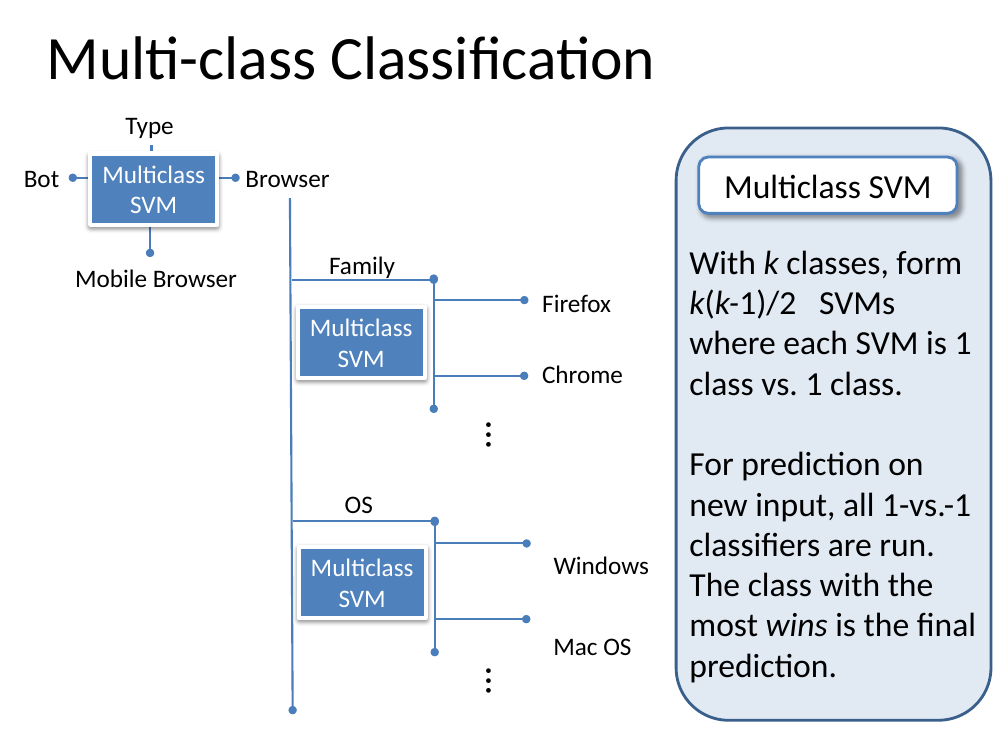
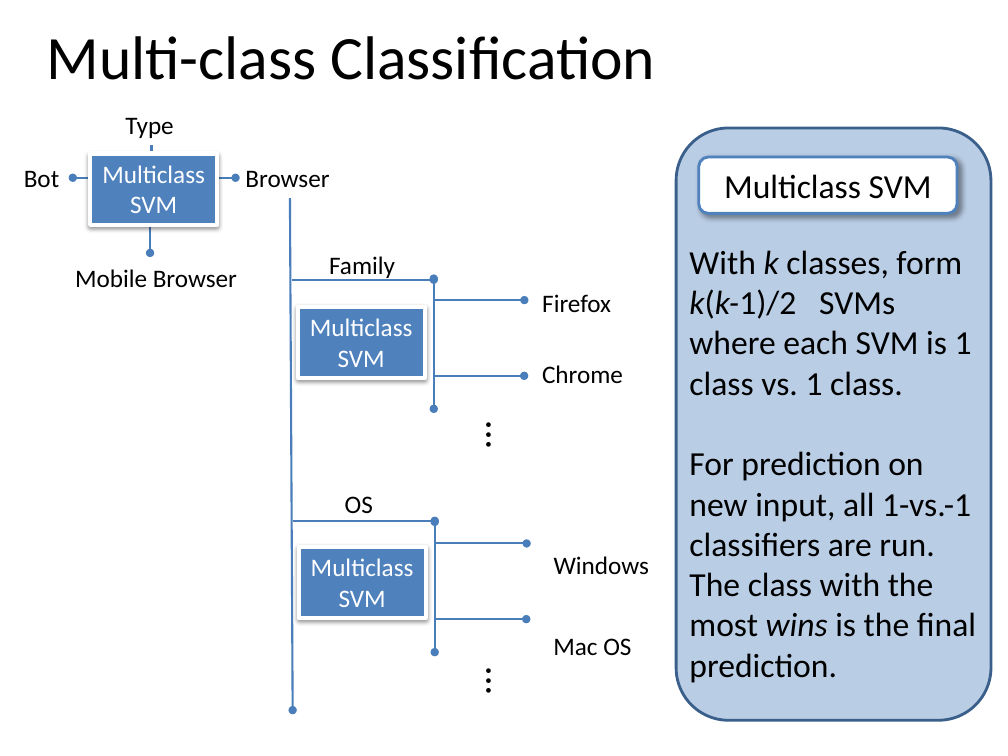
Before and after one commit to bholley/maul, a slide deck: slide 5 of poster/poster.pptx. Drawn at 1008x756 pixels with LibreOffice and Linux fonts; fonts in the diff are those of the drawing. Boxes give left, top, right and bottom in pixels: in the first picture for what was removed or moved away, otherwise in the second. Text is boxed around its words. In the diff, an @@ line names an element or a change of style, - is before the commit and + after.

```diff
--- a/poster/poster.pptx
+++ b/poster/poster.pptx
@@ rounded rectangle at (676, 128, 991, 721): fill #4F81BD at 17% opacity to #B9CDE5 @@
```
Also in this commit, not shown: 3 other slides changed, 1 other file.
